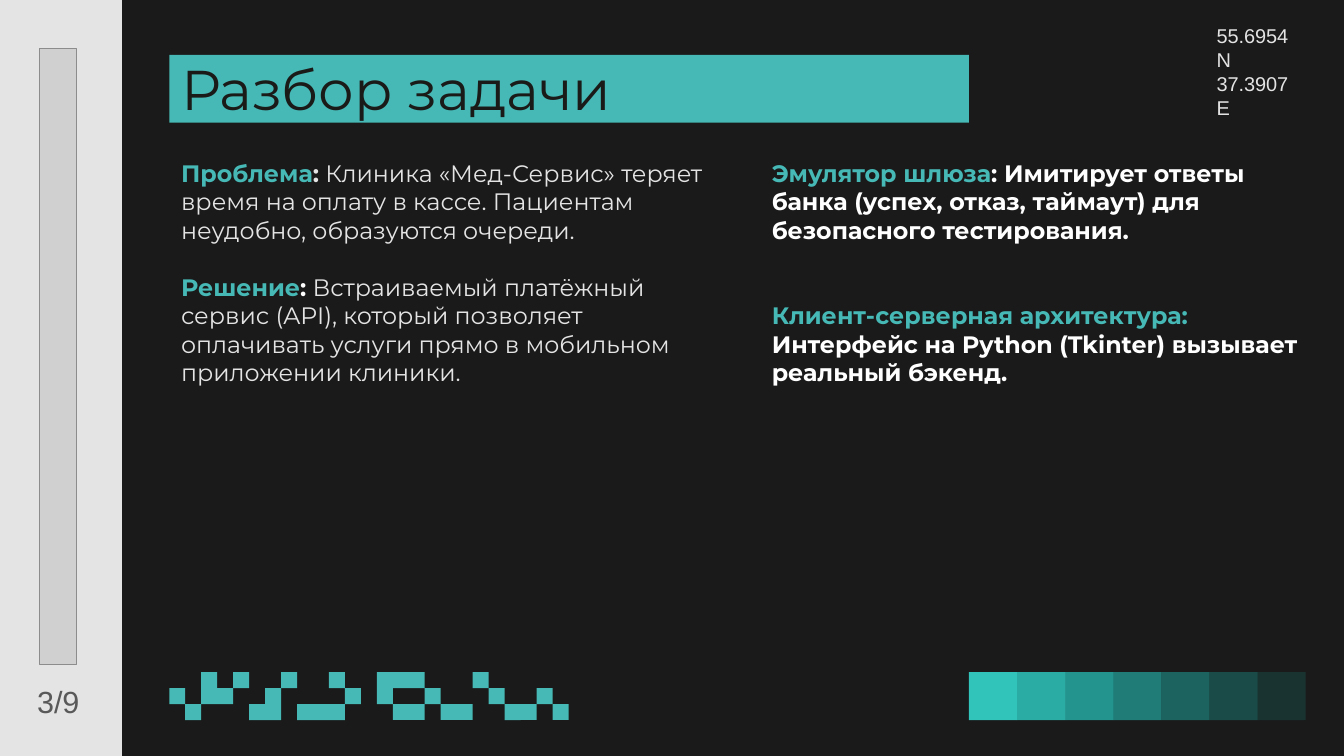
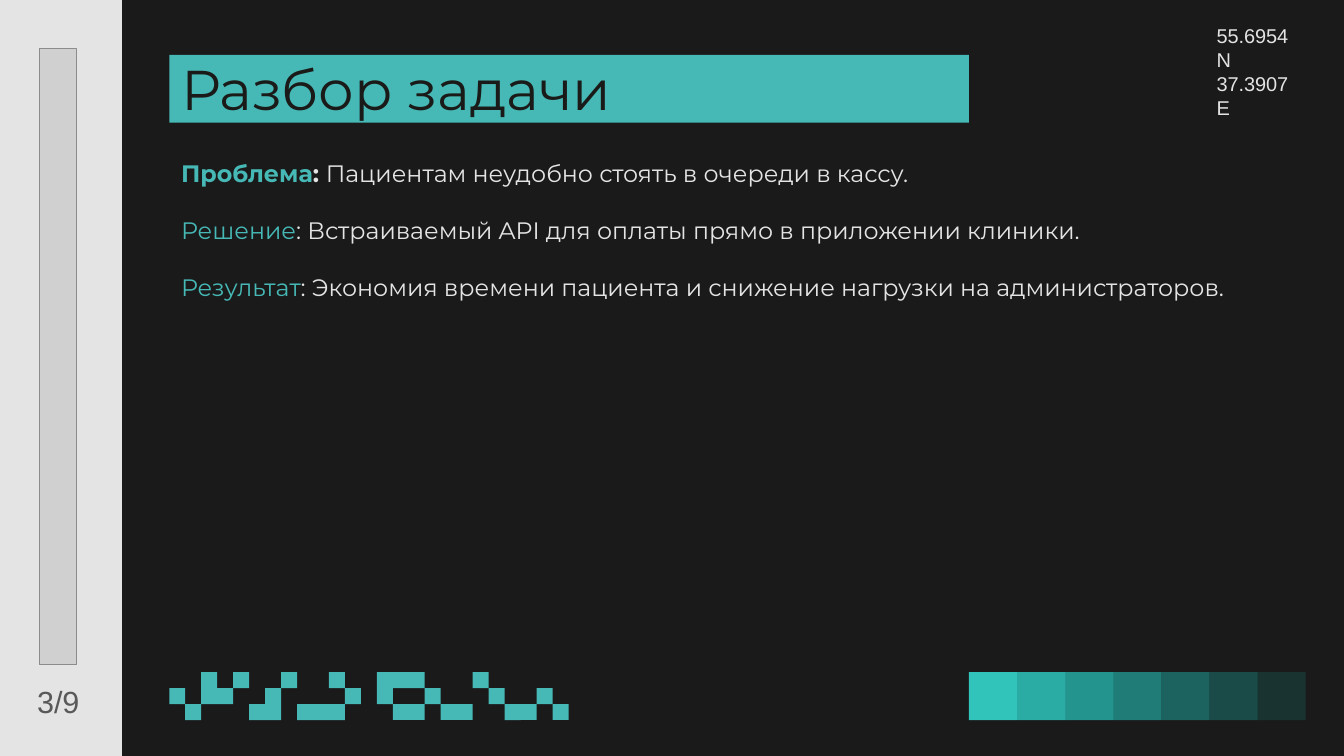
Before and after one commit to annasirobokova82-web/team_1_case_1, a slide deck: slide 3 of 06_презентация_и_приложение/Презентация.pptx. Drawn at 1344x756 pixels with LibreOffice and Linux fonts; fonts in the diff are those of the drawing; grey boxes stand for pictures; background and template pictures are left out. Boxes give left, top, right and bottom in pixels: in the first picture for what was removed or moved away, otherwise in the second. Text is boxed around its words. In the diff, an @@ line names an element or a change of style, - is before the commit and + after.

```diff
--- a/06_презентация_и_приложение/Презентация.pptx
+++ b/06_презентация_и_приложение/Презентация.pptx
@@ text at [181, 164, 1224, 301]: text changed @@
-Проблема: Клиника «Мед-Сервис» теряет время на оплату в кассе. Пациентам неудобно, образуются очереди.
-Решение: Встраиваемый платёжный сервис (API), который позволяет оплачивать услуги прямо в мобильном приложении клиники.
+Проблема: Пациентам неудобно стоять в очереди в кассу.
+Решение: Встраиваемый API для оплаты прямо в приложении клиники.
+Результат: Экономия времени пациента и снижение нагрузки на администраторов.
@@ text removed at [772, 165, 1297, 386] @@
-Эмулятор шлюза: Имитирует ответы банка (успех, отказ, таймаут) для безопасного тестирования.
-Клиент-серверная архитектура: Интерфейс на Python (Tkinter) вызывает реальный бэкенд.
```
Also in this commit, not shown: 4 other slides changed, 6 other files.
